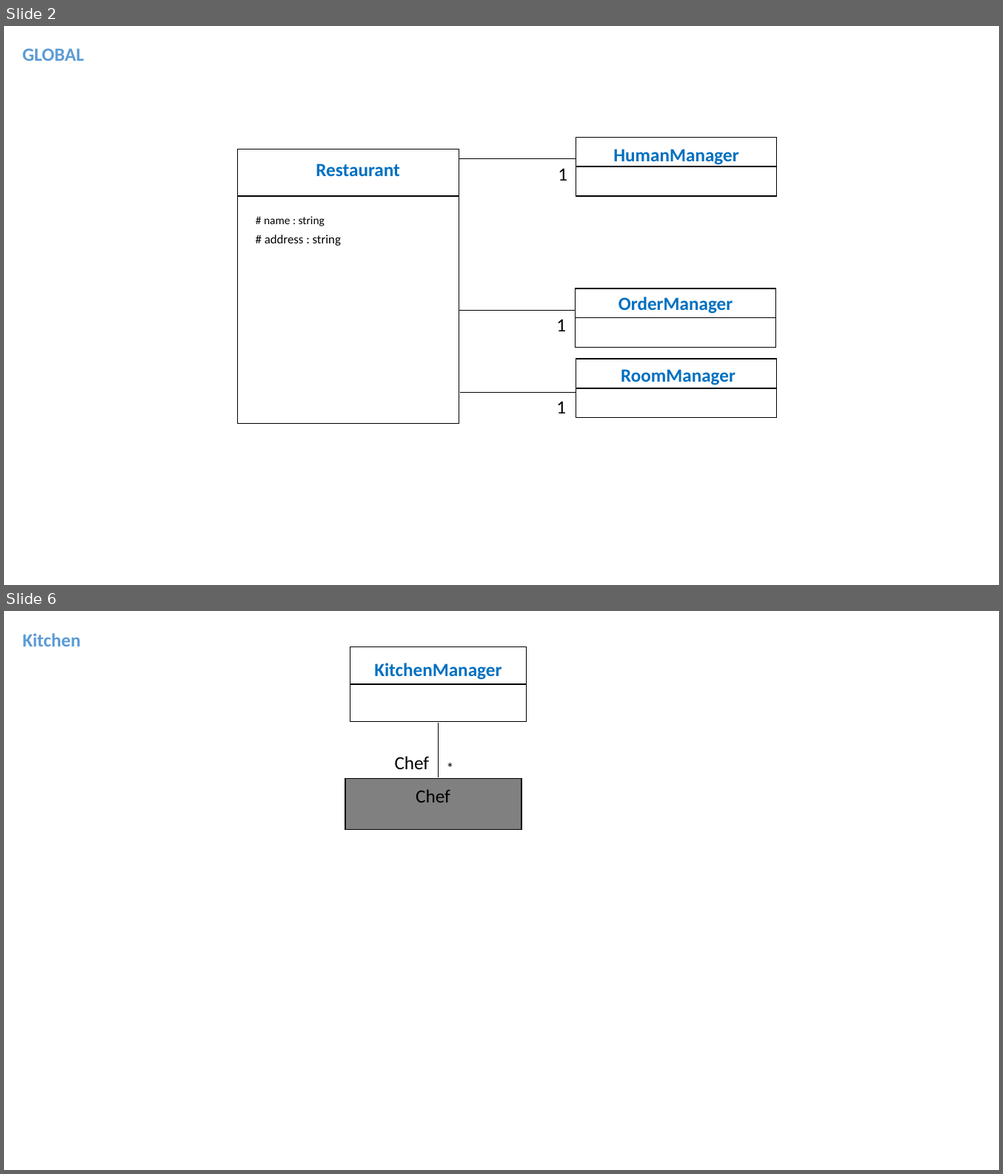
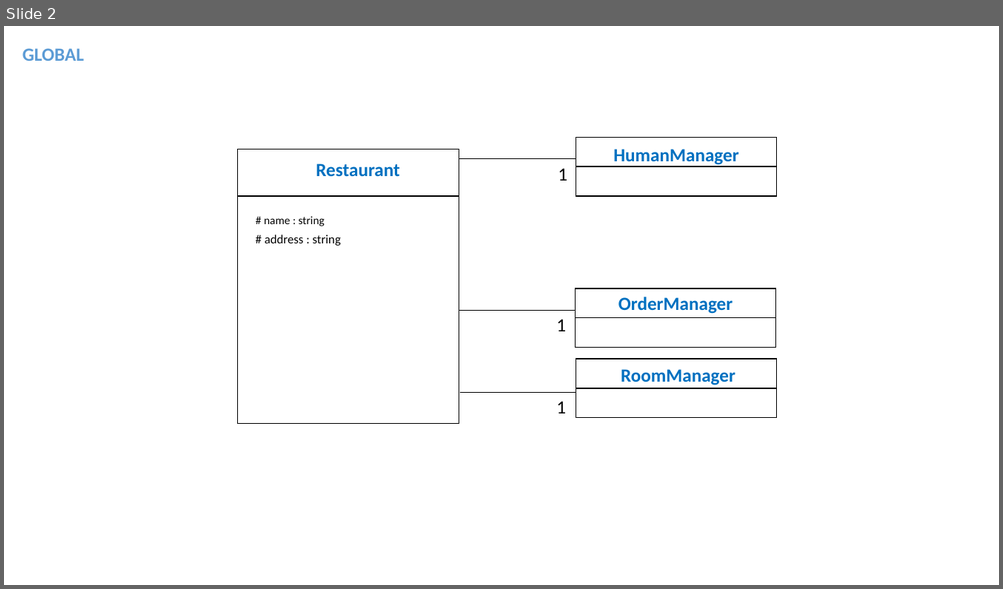
Before and after one commit to VichetMorm/OOP-Typescript-Project-Restuarant-, a slide deck: Restuarant-UML.pptx. Shown one above the other, each under a label of ours: slides 2 and 6 before the commit, slide 2 after it; the slides between them are not shown. The pictures are 1003x1174 and 1003x589 pixels, drawn with LibreOffice and Linux fonts; fonts in the diff are those of the drawing. Boxes give left, top, right and bottom in pixels: in the first picture for what was removed or moved away, otherwise in the second. Text is boxed around its words. In the diff, an @@ line names an element or a change of style, - is before the commit and + after.

```diff
--- a/Restuarant-UML.pptx
+++ b/Restuarant-UML.pptx
@@ slide 6 removed at box(4, 611, 999, 1170), background #FFFFFF @@
@@ text removed at box(22, 633, 81, 647) @@
-Kitchen
@@ rectangle removed at box(350, 647, 526, 721) @@
@@ text removed at box(374, 663, 501, 680) @@
-KitchenManager
@@ line removed from (350, 684) to (526, 684) @@
@@ line removed from (438, 777) to (438, 723) @@
@@ text removed at box(395, 756, 430, 769) @@
-Chef
@@ text removed at box(439, 755, 461, 780) @@
-*
@@ rectangle removed at box(345, 779, 521, 830) @@
@@ text removed at box(415, 789, 450, 803) @@
-Chef
```
Also in this commit, not shown: 3 slides changed, 16 other files.
